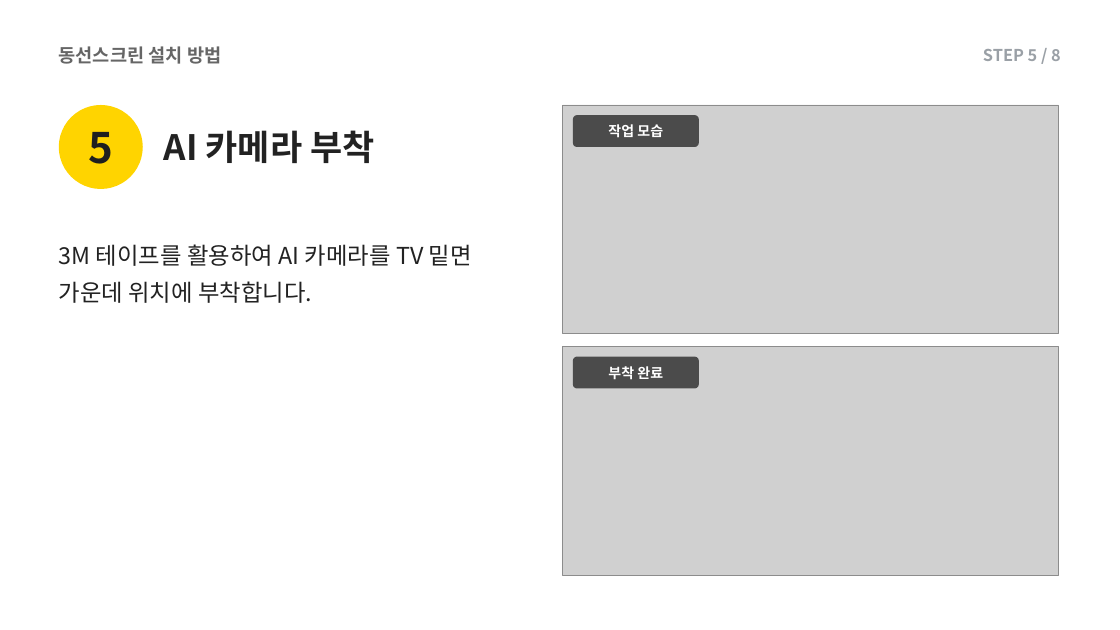
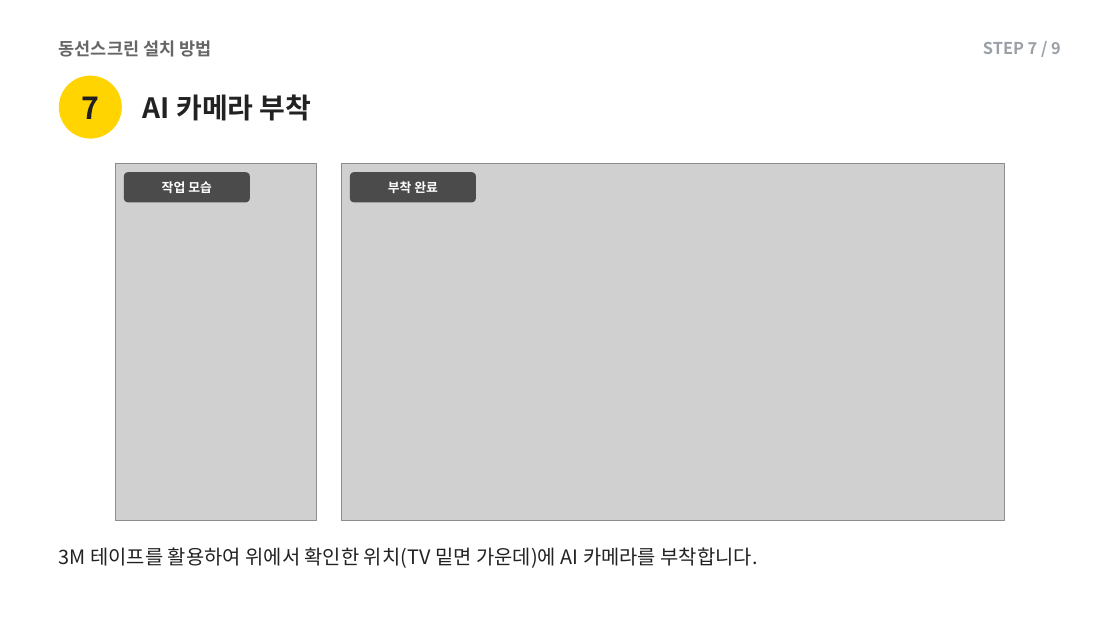
Before and after one commit to alsdn2947/ars, a slide deck: slide 12 of 이마트_AI카메라_설치매뉴얼.pptx (slide 8 before the commit). Drawn at 1120x630 pixels with LibreOffice and Linux fonts; fonts in the diff are those of the drawing; grey boxes stand for pictures. Boxes give left, top, right and bottom in pixels: in the first picture for what was removed or moved away, otherwise in the second. Text is boxed around its words. In the diff, an @@ line names an element or a change of style, - is before the commit and + after.

```diff
--- a/이마트_AI카메라_설치매뉴얼.pptx
+++ b/이마트_AI카메라_설치매뉴얼.pptx
@@ text "동선스크린 설치 방법" at box(59, 40, 211, 57): size 16 to 15 pt @@
@@ text at box(983, 42, 1061, 54): text changed @@
-STEP 5 / 8
+STEP 7 / 9
@@ ellipse: place and size @@
-ellipse at box(59, 105, 143, 189)
+ellipse at box(59, 76, 122, 139)
@@ text "AI 카메라 부착": place and size @@
-text "AI 카메라 부착" at box(164, 130, 374, 163)
+text "AI 카메라 부착" at box(143, 94, 312, 121)
@@ text "AI 카메라 부착" at box(143, 94, 312, 121): size 30 to 24 pt @@
@@ text added at box(81, 96, 99, 119), 26 pt, text #1F1F1F, bold @@
+7
@@ picture removed at box(563, 105, 1059, 334) @@
@@ text removed at box(88, 132, 113, 164) @@
-5
@@ picture added at box(116, 164, 317, 521) @@
@@ text "작업 모습": place and size @@
-text "작업 모습" at box(608, 124, 663, 138)
+text "작업 모습" at box(162, 181, 212, 193)
@@ rounded rectangle: place and size @@
-rounded rectangle at box(573, 115, 699, 147)
+rounded rectangle at box(124, 172, 250, 202)
@@ text "작업 모습" at box(162, 181, 212, 193): size 12 to 11 pt @@
@@ rounded rectangle at box(124, 172, 250, 202): proportions changed @@
@@ picture added at box(342, 164, 1005, 521) @@
@@ text "부착 완료" at box(388, 181, 438, 193): size 12 to 11 pt @@
@@ text "부착 완료": place and size @@
-text "부착 완료" at box(608, 366, 663, 380)
+text "부착 완료" at box(388, 181, 438, 193)
@@ rounded rectangle: place and size @@
-rounded rectangle at box(573, 357, 699, 389)
+rounded rectangle at box(350, 172, 476, 202)
@@ rounded rectangle at box(350, 172, 476, 202): proportions changed @@
@@ picture removed at box(563, 346, 1059, 576) @@
@@ text at box(59, 547, 758, 568): text changed; size 20 to 17 pt @@
-3M 테이프를 활용하여 AI 카메라를 TV 밑면 가운데 위치에 부착합니다.
+3M 테이프를 활용하여 위에서 확인한 위치(TV 밑면 가운데)에 AI 카메라를 부착합니다.
```
Also in this commit, not shown: 17 other slides changed, 5 slides added, 1 slide removed.
